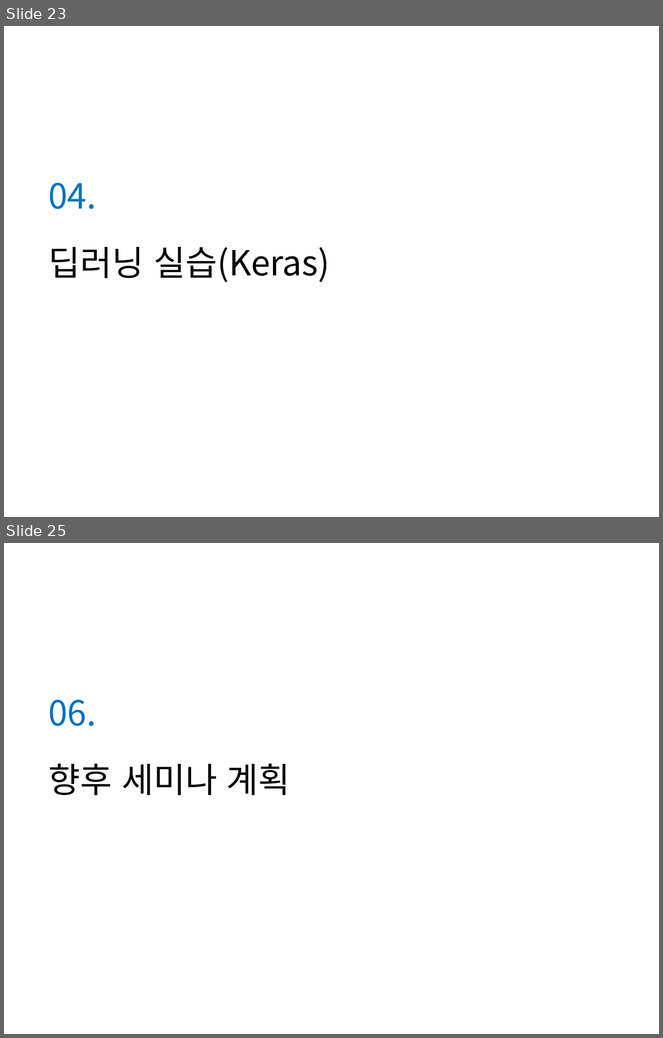
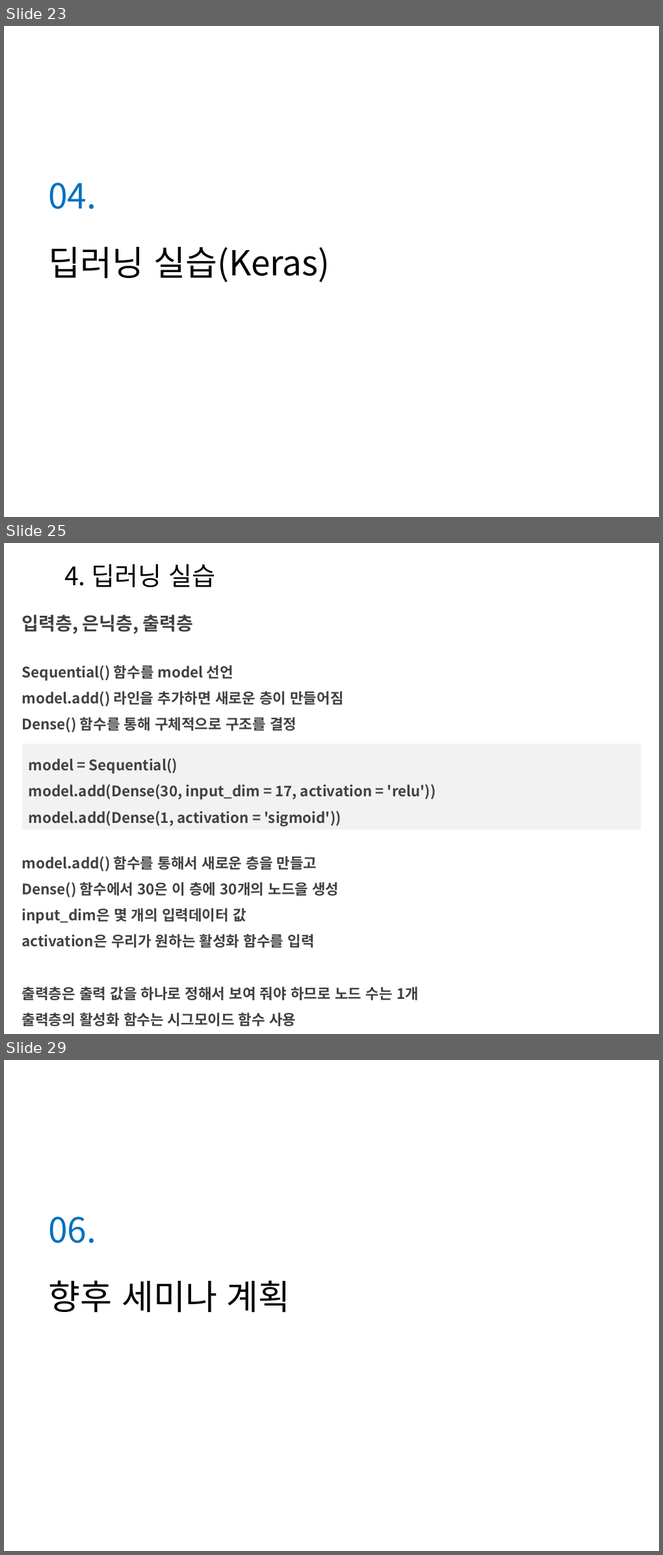
Before and after one commit to Heechul90/Deep_Learning, a slide deck: Study/정리/Deep Learning02.pptx. Shown one above the other, each under a label of ours: slides 23 and 25 before the commit, slides 23, 25 and 29 after it; the slides between them are not shown. The pictures are 663x1038 and 663x1555 pixels, drawn with LibreOffice and Linux fonts; fonts in the diff are those of the drawing; background and template pictures are left out. Boxes give left, top, right and bottom in pixels: in the first picture for what was removed or moved away, otherwise in the second. Text is boxed around its words. In the diff, an @@ line names an element or a change of style, - is before the commit and + after.

Commit message:
딥러닝 학습

```diff
--- a/Study/정리/Deep Learning02.pptx
+++ b/Study/정리/Deep Learning02.pptx
@@ slide 25 added at bbox=[4, 543, 659, 1034], background picture (left out) @@
@@ text added at bbox=[64, 564, 216, 587], 28 pt, text #000000 @@
+4. 딥러닝 실습
@@ text added at bbox=[22, 615, 193, 634], 20 pt, text #404040, bold @@
+입력층, 은닉층, 출력층
@@ text added at bbox=[22, 665, 343, 733], 16 pt, text #404040, bold @@
+Sequential() 함수를 model 선언
+model.add() 라인을 추가하면 새로운 층이 만들어짐
+Dense() 함수를 통해 구체적으로 구조를 결정
@@ rectangle added at bbox=[22, 744, 642, 830], fill #F2F2F2, 16 pt, text #404040, bold @@
+model = Sequential()
+model.add(Dense(30, input_dim = 17, activation = 'relu'))
+model.add(Dense(1, activation = 'sigmoid'))
@@ text added at bbox=[22, 856, 419, 1027], 16 pt, text #404040, bold @@
+model.add() 함수를 통해서 새로운 층을 만들고
+Dense() 함수에서 30은 이 층에 30개의 노드을 생성
+input_dim은 몇 개의 입력데이터 값
+activation은 우리가 원하는 활성화 함수를 입력
+출력층은 출력 값을 하나로 정해서 보여 줘야 하므로 노드 수는 1개
+출력층의 활성화 함수는 시그모이드 함수 사용
@@ what was slide 25 is now slide 29 @@
```
Also in this commit, not shown: 1 slide changed, 4 other slides added, 1 slide removed, 1 other file.
